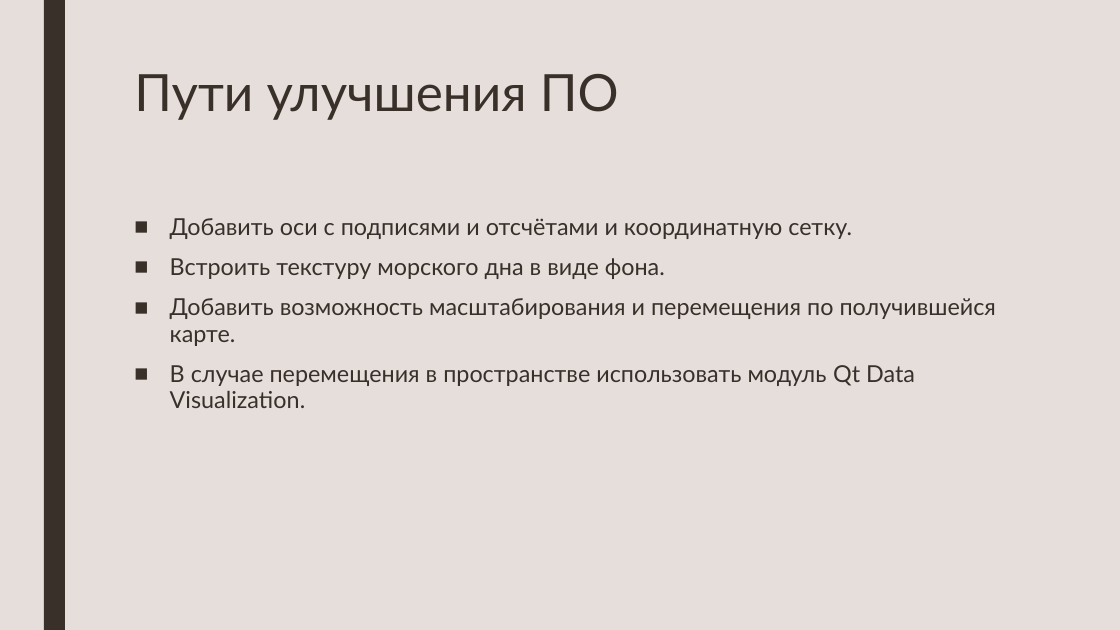
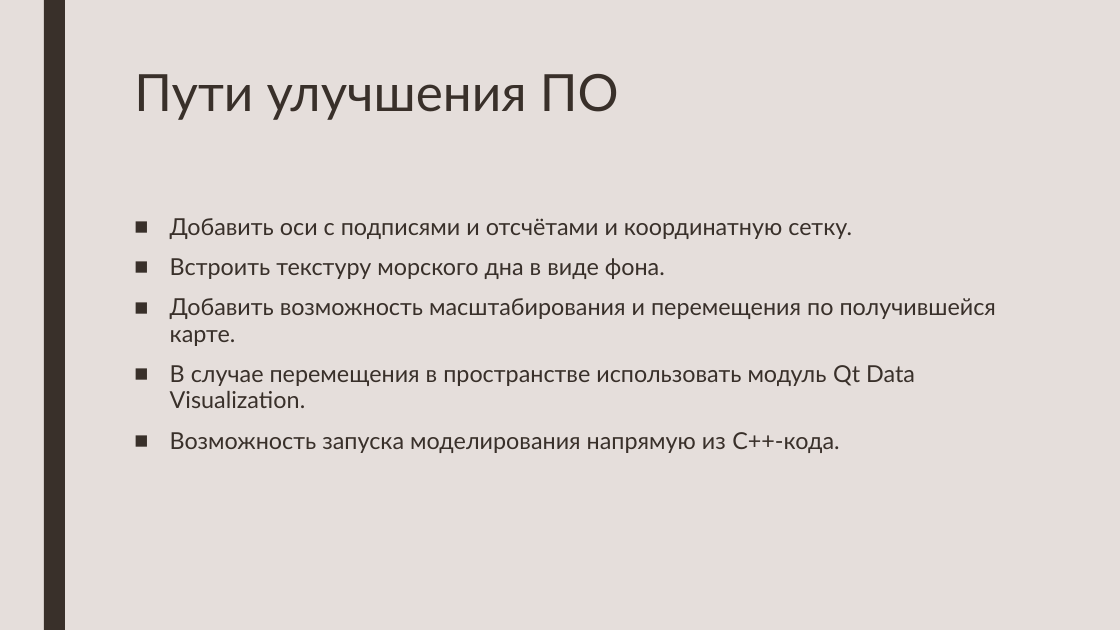
Before and after one commit to edirab/Studying-Qt, a slide deck: slide 9 of docking/Presentation/Проект.pptx (slide 8 before the commit). Drawn at 1120x630 pixels with LibreOffice and Linux fonts; fonts in the diff are those of the drawing. Boxes give left, top, right and bottom in pixels: in the first picture for what was removed or moved away, otherwise in the second. Text is boxed around its words. In the diff, an @@ line names an element or a change of style, - is before the commit and + after.

```diff
--- a/docking/Presentation/Проект.pptx
+++ b/docking/Presentation/Проект.pptx
@@ text at [170,432,839,453]: paragraph added @@
+■ Возможность запуска моделирования напрямую из C++-кода.
```
Also in this commit, not shown: 1 other slide changed, 1 slide added, 6 other files.
